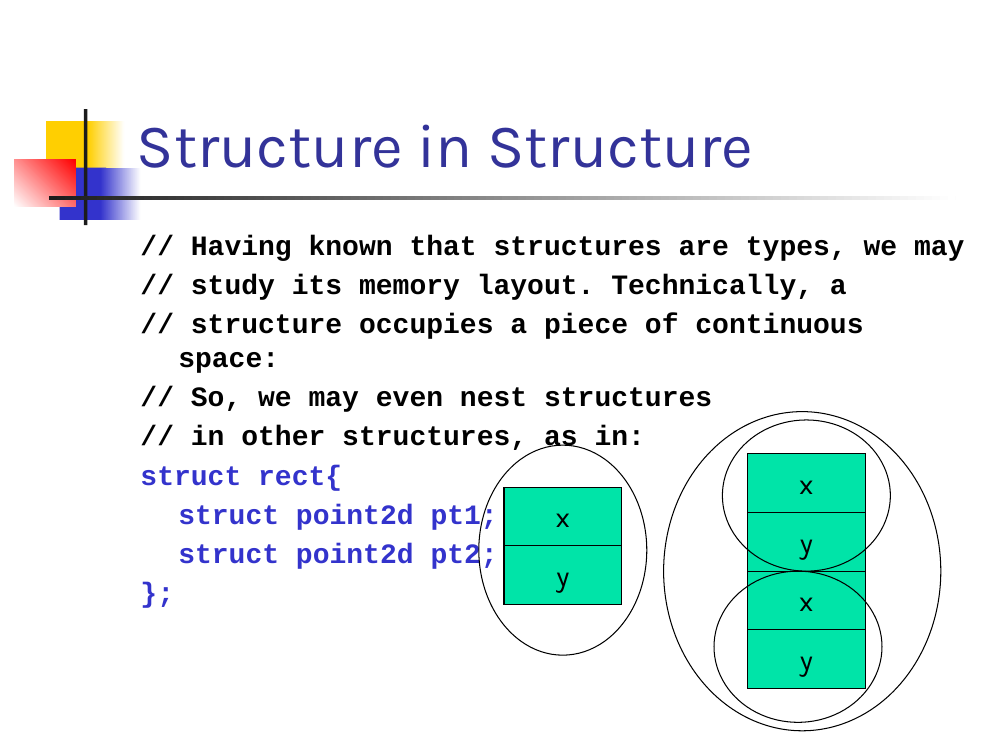
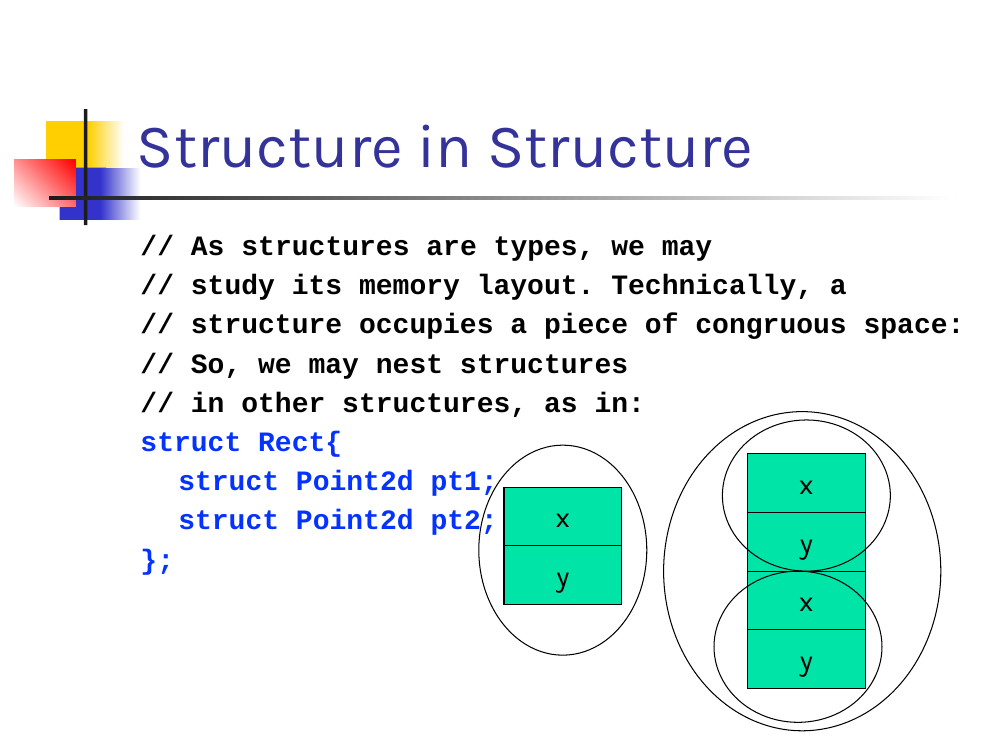
Before and after one commit to csslab-ustc/csslab-ustc.github.io, a slide deck: slide 7 of courses/sysprog/slides/lec07-struct.pptx. Drawn at 1008x756 pixels with LibreOffice and Linux fonts; fonts in the diff are those of the drawing. Boxes give left, top, right and bottom in pixels: in the first picture for what was removed or moved away, otherwise in the second. Text is boxed around its words. In the diff, an @@ line names an element or a change of style, - is before the commit and + after.

```diff
--- a/courses/sysprog/slides/lec07-struct.pptx
+++ b/courses/sysprog/slides/lec07-struct.pptx
@@ text "// As structures are types, ..." at (140, 236, 965, 538): text colour #3333CC to #0432FF in "};" @@
@@ text at (191, 236, 712, 261): text changed @@
-// Having known that structures are types, we may
+// As structures are types, we may
@@ text at (191, 314, 965, 379): text changed @@
-// structure occupies a piece of continuous space:
-// So, we may even nest structures
+// structure occupies a piece of congruous space:
+// So, we may nest structures
@@ text at (140, 431, 498, 538): text changed; text colour #3333CC to #0432FF @@
-struct rect{
-struct point2d pt1;
-struct point2d pt2;
+struct Rect{
+struct Point2d pt1;
+struct Point2d pt2;
```
Also in this commit, not shown: 41 other slides changed, 6 other files.
